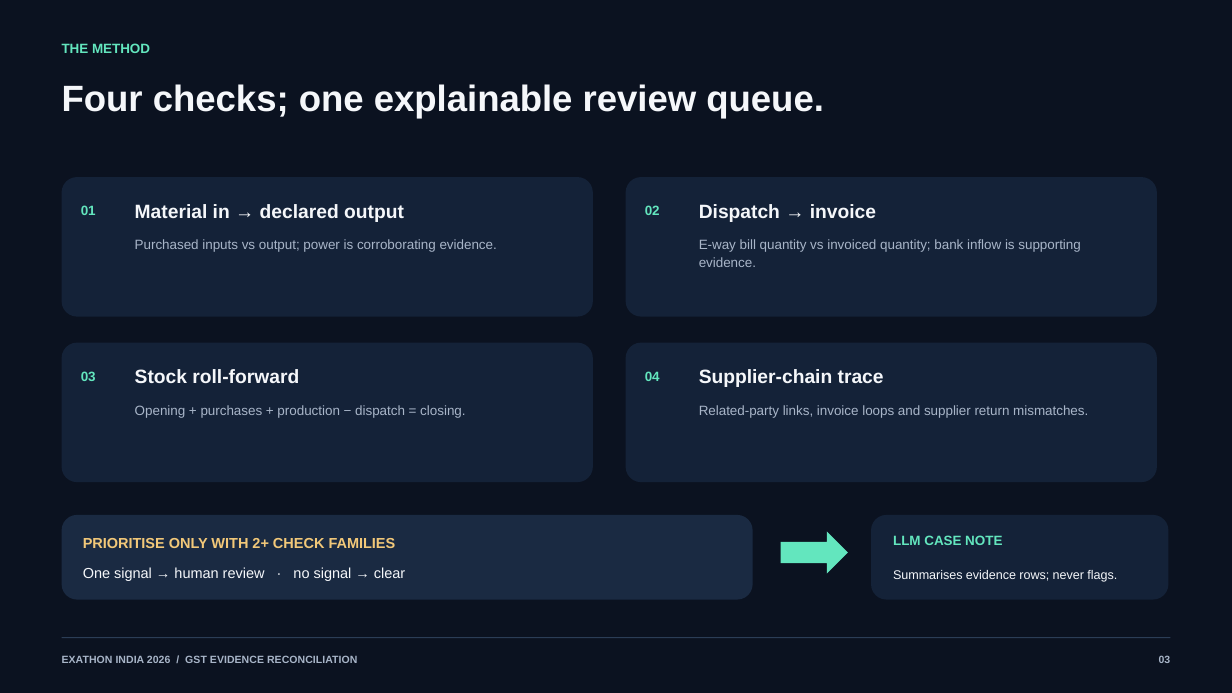
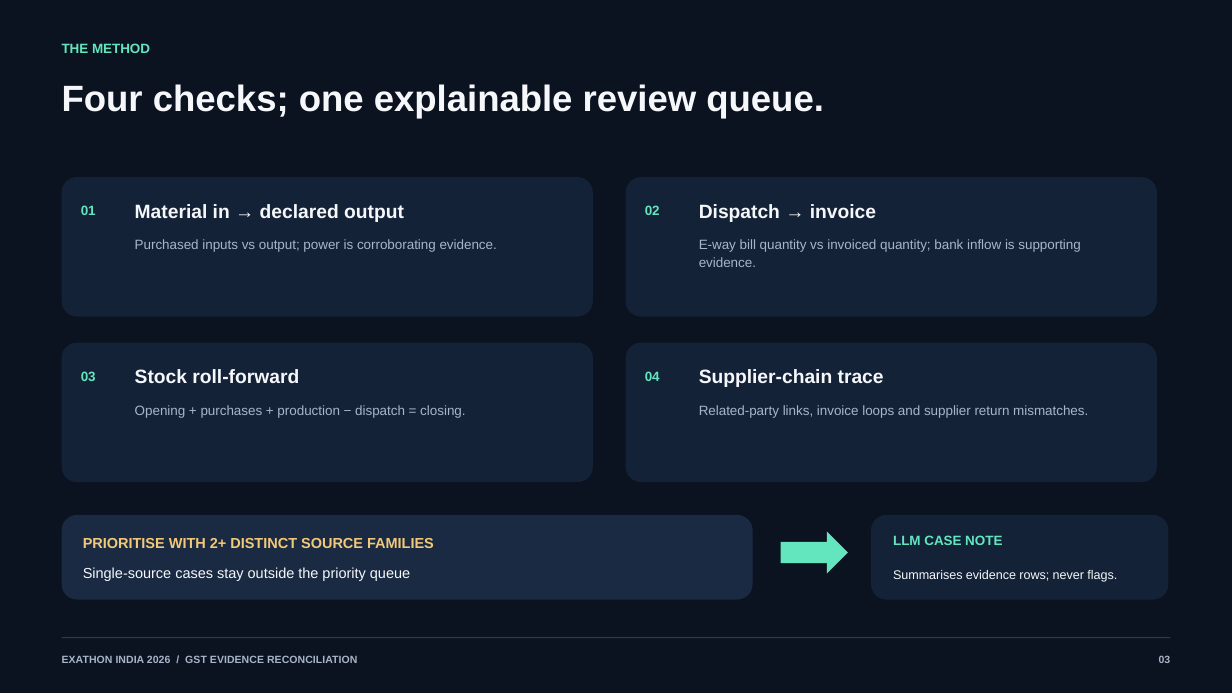
Before and after one commit to kushagragupta2005/gst-evidence-reconciliation, a slide deck: slide 3 of deliverables/exathon-india-2026-pitch.pptx. Drawn at 1232x693 pixels with LibreOffice and Linux fonts; fonts in the diff are those of the drawing. Boxes give left, top, right and bottom in pixels: in the first picture for what was removed or moved away, otherwise in the second. Text is boxed around its words. In the diff, an @@ line names an element or a change of style, - is before the commit and + after.

```diff
--- a/deliverables/exathon-india-2026-pitch.pptx
+++ b/deliverables/exathon-india-2026-pitch.pptx
@@ text at (83,538,434,548): text changed @@
-PRIORITISE ONLY WITH 2+ CHECK FAMILIES
+PRIORITISE WITH 2+ DISTINCT SOURCE FAMILIES
@@ text at (83,567,410,581): text changed @@
-One signal → human review · no signal → clear
+Single-source cases stay outside the priority queue
```
Also in this commit, not shown: 2 other slides changed, 24 other files.
